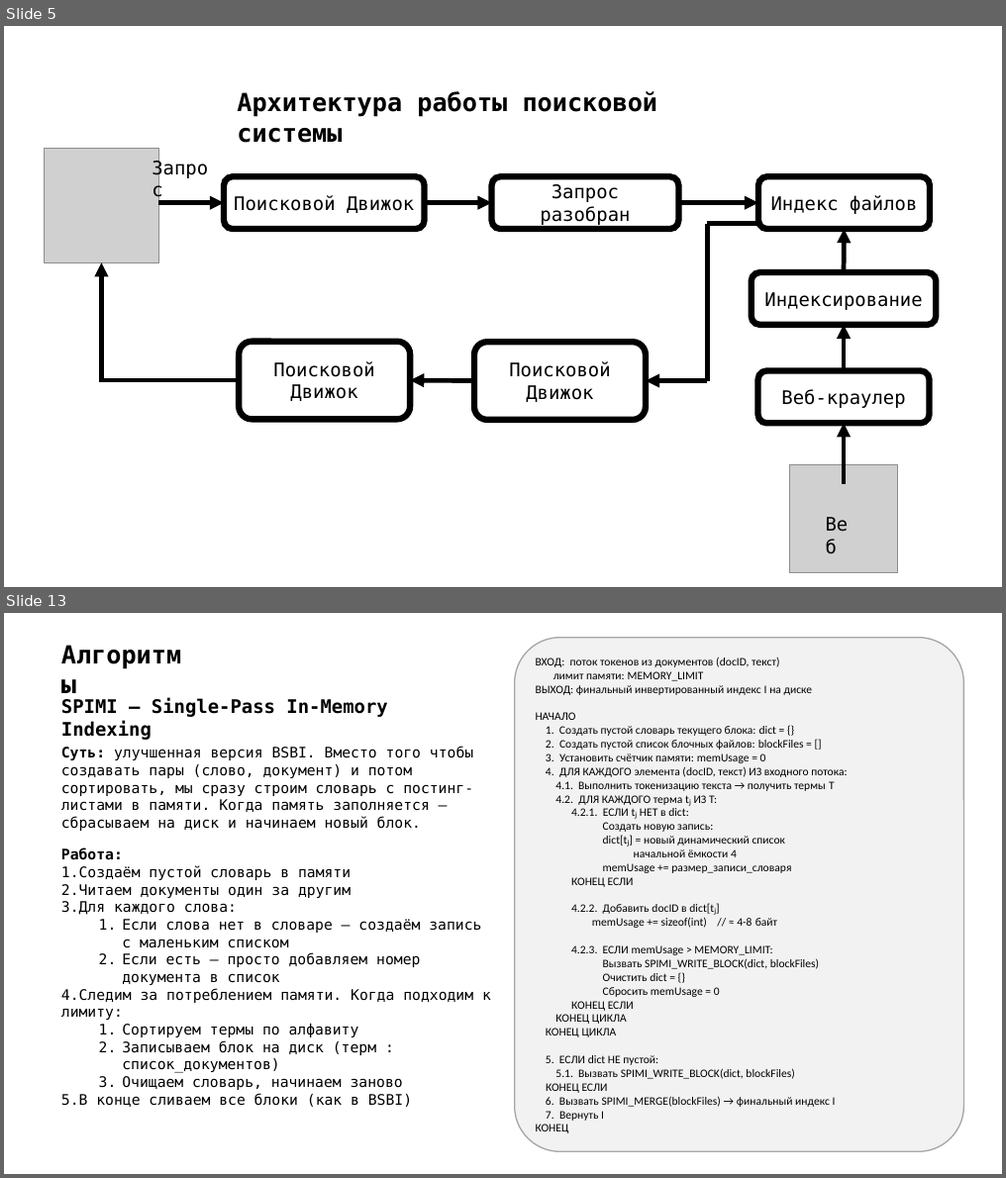
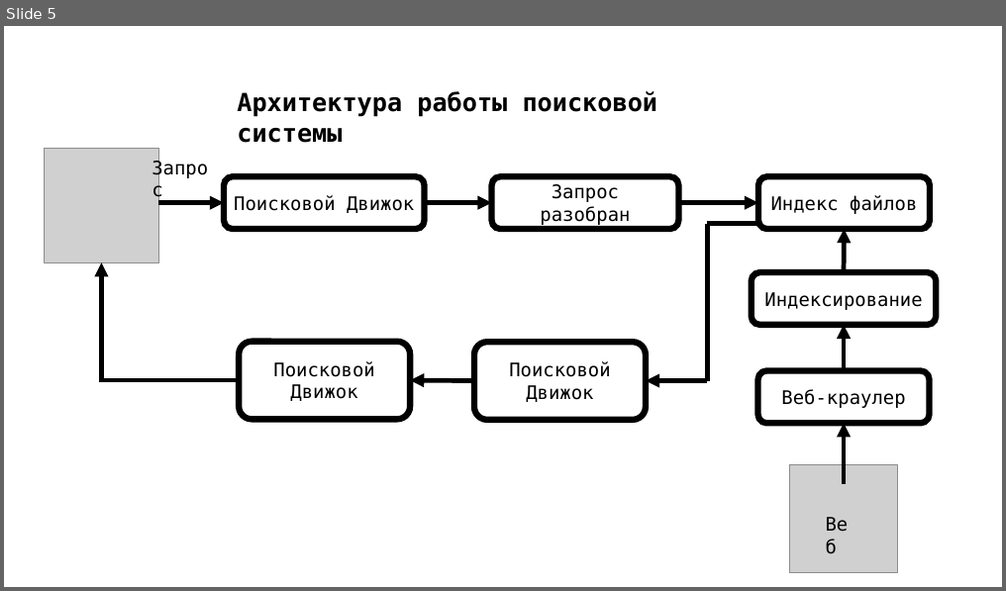
Before and after one commit to 0xK3rn0de/kursach_search, a slide deck: преза.pptx. Shown one above the other, each under a label of ours: slides 5 and 13 before the commit, slide 5 after it; the slides between them are not shown. The pictures are 1006x1178 and 1006x591 pixels, drawn with LibreOffice and Linux fonts; fonts in the diff are those of the drawing; grey boxes stand for pictures. Boxes give left, top, right and bottom in pixels: in the first picture for what was removed or moved away, otherwise in the second. Text is boxed around its words. In the diff, an @@ line names an element or a change of style, - is before the commit and + after.

```diff
--- a/преза.pptx
+++ b/преза.pptx
@@ slide 13 removed at box(4, 613, 1002, 1174), background #FFFFFF @@
@@ text removed at box(54, 636, 202, 672) @@
-Алгоритмы
@@ rounded rectangle removed at box(515, 638, 963, 1152) @@
-ВХОД: поток токенов из документов (docID, текст)
-лимит памяти: MEMORY_LIMIT
-ВЫХОД: финальный инвертированный индекс I на диске
-НАЧАЛО
-1. Создать пустой словарь текущего блока: dict = {}
-2. Создать пустой список блочных файлов: blockFiles = []
-3. Установить счётчик памяти: memUsage = 0
-4. ДЛЯ КАЖДОГО элемента (docID, текст) ИЗ входного потока:
-4.1. Выполнить токенизацию текста → получить термы T
-4.2. ДЛЯ КАЖДОГО терма tⱼ ИЗ T:
-4.2.1. ЕСЛИ tⱼ НЕТ в dict:
-Создать новую запись:
-dict[tⱼ] = новый динамический список
-начальной ёмкости 4
-memUsage += размер_записи_словаря
-КОНЕЦ ЕСЛИ
-4.2.2. Добавить docID в dict[tⱼ]
-memUsage += sizeof(int) // ≈ 4-8 байт
-4.2.3. ЕСЛИ memUsage > MEMORY_LIMIT:
-Вызвать SPIMI_WRITE_BLOCK(dict, blockFiles)
-Очистить dict = {}
-Сбросить memUsage = 0
-КОНЕЦ ЕСЛИ
-КОНЕЦ ЦИКЛА
-КОНЕЦ ЦИКЛА
-5. ЕСЛИ dict НЕ пустой:
-5.1. Вызвать SPIMI_WRITE_BLOCK(dict, blockFiles)
-КОНЕЦ ЕСЛИ
-6. Вызвать SPIMI_MERGE(blockFiles) → финальный индекс I
-7. Вернуть I
-КОНЕЦ
@@ text removed at box(61, 698, 387, 740) @@
-SPIMI — Single-Pass In-Memory Indexing
@@ text removed at box(61, 746, 473, 831) @@
-Суть: улучшенная версия BSBI. Вместо того чтобы создавать пары (слово, документ) и потом сортировать, мы сразу строим словарь с постинг-листами в памяти. Когда память заполняется — сбрасываем на диск и начинаем новый блок.
@@ text removed at box(61, 848, 491, 1107) @@
-Работа:
-1. Создаём пустой словарь в памяти
-2. Читаем документы один за другим
-3. Для каждого слова:
-  1. Если слова нет в словаре — создаём запись с маленьким списком
-  2. Если есть — просто добавляем номер документа в список
-4. Следим за потреблением памяти. Когда подходим к лимиту:
-  1. Сортируем термы по алфавиту
-  2. Записываем блок на диск (терм : список_документов)
-  3. Очищаем словарь, начинаем заново
-5. В конце сливаем все блоки (как в BSBI)
```
Also in this commit, not shown: 2 slides changed, 7 slides added, 10 other slides removed, 15 other files.
